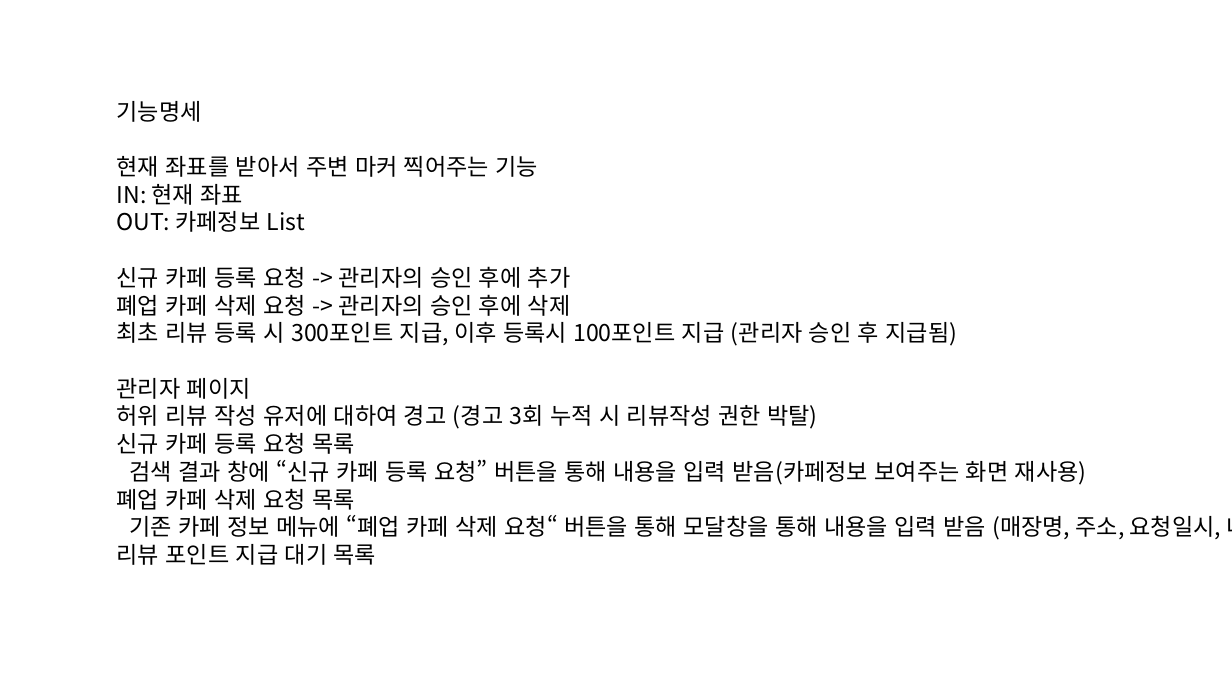
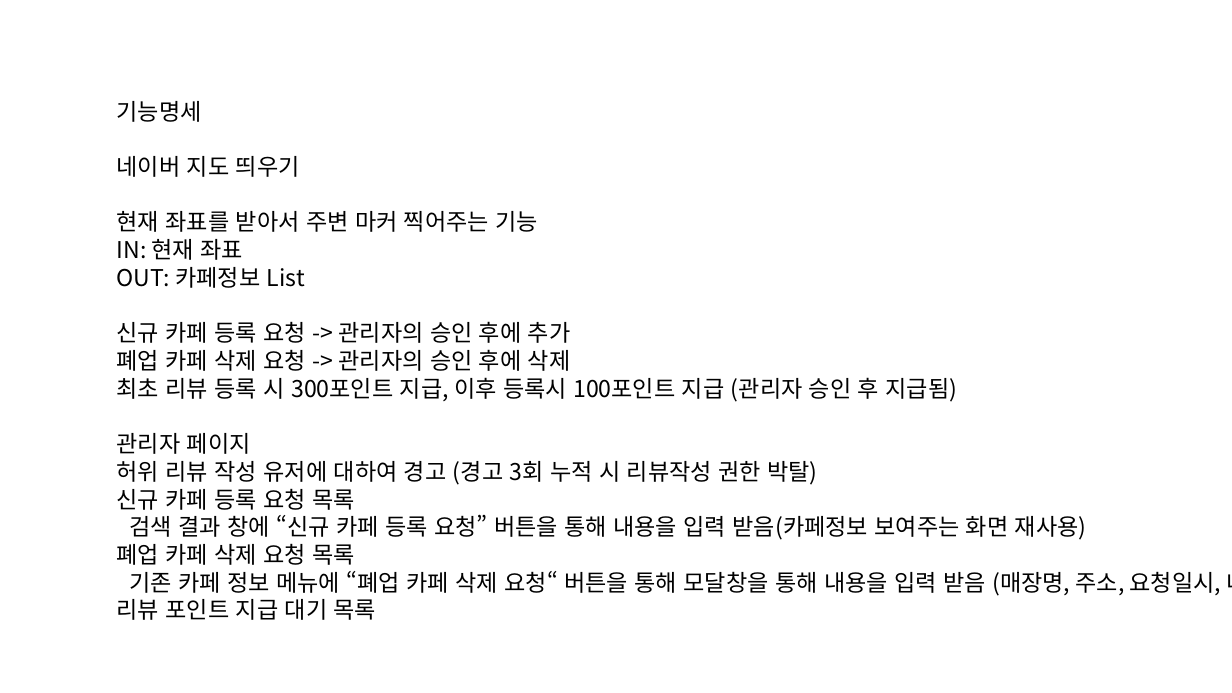
Before and after one commit to wanja727/kgj-guide, a slide deck: slide 2 of 카페를 방랑하는 카공족을 위한 안내서.pptx. Drawn at 1232x693 pixels with LibreOffice and Linux fonts; fonts in the diff are those of the drawing. Boxes give left, top, right and bottom in pixels: in the first picture for what was removed or moved away, otherwise in the second. Text is boxed around its words. In the diff, an @@ line names an element or a change of style, - is before the commit and + after.

```diff
--- a/카페를 방랑하는 카공족을 위한 안내서.pptx
+++ b/카페를 방랑하는 카공족을 위한 안내서.pptx
@@ text at (117, 156, 300, 177): paragraph added @@
+네이버 지도 띄우기
```
Also in this commit, not shown: 1 other slide changed, 7 other files.
